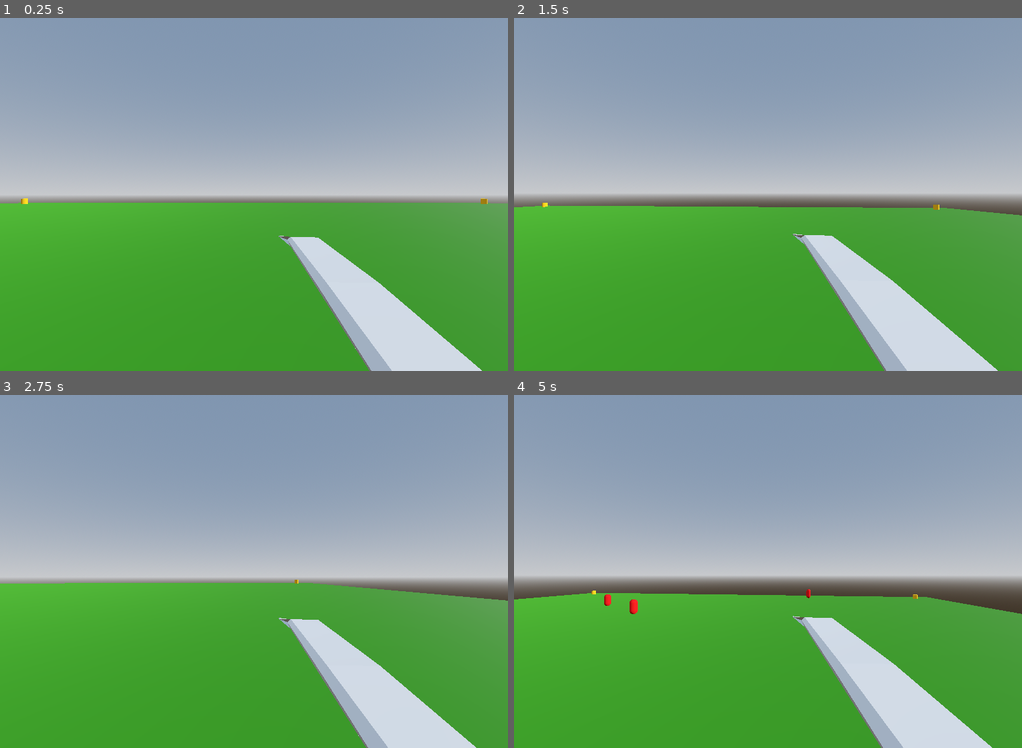
Above: before the commit, frames 1-4 (two rows, left to right).
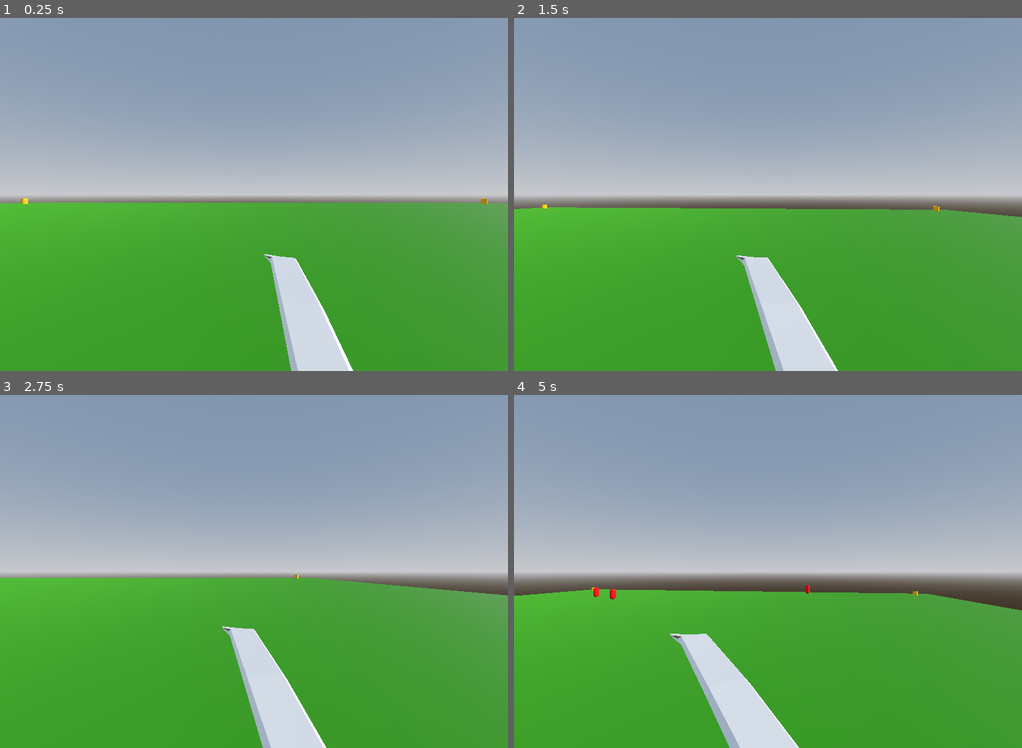
Above: after the commit, the same moments.

Repository: Fugnu-Games/Tresend
Game: Godot game, scene res://Main.tscn
Two runs of this game, one before a commit and one after it. Both use one fixed random seed, a clock stepped at 60 frames per second and the inputs below.
Inputs (mouse positions are in pixels of both pictures, inside the frame that each line leads up to):
- Up to frame 1 (0.25 s): no input
- Up to frame 2 (1.5 s): tap Enter (ui_accept) at 0.5 s; move the mouse to (793, 194) at 0.52 s; press the mouse at (793, 194) at 0.53 s; hold Right (move_right) 0.53-1.28 s; tap Space (jump) at 0.77 s; move the mouse to (742, 194) at 1.27 s; release the mouse at (742, 194) at 1.28 s; hold Down (move_back) from 1.28 s (still down); tap Up (move_foreward) at 1.35 s
- Up to frame 3 (2.75 s): tap Space (jump) at 1.52 s; click (228, 571) at 1.55 s; move the mouse to (264, 564) at 2.02 s; release Down (move_back) at 2.03 s; hold Right (move_right) from 2.03 s (still down); hold Right mouse button (use_ability) from 2.03 s (still down); click (264, 564) at 2.3 s
- Up to frame 4 (5 s): move the mouse to (762, 578) at 2.77 s; release Right mouse button (use_ability) at 2.78 s; click (762, 578) at 2.85 s; tap Space (jump) at 3.02, 3.77, 4.52 s; move the mouse to (803, 575) at 3.52 s; release Right (move_right) at 3.53 s; press the mouse at (803, 575) at 3.53 s; hold Left (move_left) from 3.53 s (still down); move the mouse to (727, 567) at 4.27 s; release the mouse at (727, 567) at 4.28 s; tap Up (move_foreward) at 4.35 s; click (727, 567) at 4.55 s

The runs differ from the first frame. In frame 1, 8.5% of the frame differs, in the area x 52-95%, y 61-100%; in frame 2, 9.4%; in frame 3, 12%; in frame 4, 13%, in the area x 0-100%, y 50-100%.

Commit message:
Added Sword Mechanics:     The player rotates on mouse y movment but when     use_weapon button is pressed the weopon also moves,
    The weopon can be rotated in the x axis but not the camera

Diff:
--- a/Player.tscn
+++ b/Player.tscn
@@ -27,23 +27,23 @@
 collision_mask = 5
 script = ExtResource("1")
 
-[node name="SamuraiSword" type="StaticBody3D" parent="."]
-transform = Transform3D(1, 0, 0, 0, -1, -8.74228e-08, 0, 8.74228e-08, -1, 0.568524, 0.400728, -1.49814)
+[node name="SWORD_prototype" parent="." instance=ExtResource("2_yytum")]
+transform = Transform3D(0.2, 0, 0, 0, -8.74228e-09, 0.2, 0, -0.2, -8.74228e-09, 0.2, 0, -0.5)
+
+[node name="SamuraiSword" type="StaticBody3D" parent="SWORD_prototype"]
+transform = Transform3D(5, 0, 0, 0, -2.18557e-07, 5, 0, -5, -2.18557e-07, 1, 8, -2.86102e-06)
 collision_layer = 8
 collision_mask = 0
 script = ExtResource("2_exwls")
 
-[node name="SWORD_prototype" parent="SamuraiSword" instance=ExtResource("2_yytum")]
-transform = Transform3D(0.2, 0, 0, 0, -8.74228e-09, -0.2, 0, 0.2, -8.74228e-09, -0.2, -4.76837e-07, -1.6)
-
-[node name="CollisionShape3D" type="CollisionShape3D" parent="SamuraiSword"]
+[node name="CollisionShape3D" type="CollisionShape3D" parent="SWORD_prototype/SamuraiSword"]
 shape = SubResource("5")
 
-[node name="SamuraiSwordHitBox" type="Area3D" parent="SamuraiSword"]
+[node name="SamuraiSwordHitBox" type="Area3D" parent="SWORD_prototype/SamuraiSword"]
 collision_layer = 0
 collision_mask = 4
 
-[node name="CollisionShape3D" type="CollisionShape3D" parent="SamuraiSword/SamuraiSwordHitBox"]
+[node name="CollisionShape3D" type="CollisionShape3D" parent="SWORD_prototype/SamuraiSword/SamuraiSwordHitBox"]
 shape = SubResource("5")
 
 [node name="MeshInstance3D" type="MeshInstance3D" parent="."]
@@ -73,7 +73,7 @@
 [node name="HitBoxTimer" type="Timer" parent="."]
 wait_time = 0.5
 
-[connection signal="body_entered" from="SamuraiSword/SamuraiSwordHitBox" to="SamuraiSword" method="_on_SamuraiSwordHitBox_body_entered"]
+[connection signal="body_entered" from="SWORD_prototype/SamuraiSword/SamuraiSwordHitBox" to="SWORD_prototype/SamuraiSword" method="_on_SamuraiSwordHitBox_body_entered"]
 [connection signal="body_entered" from="PlayerHitBox" to="." method="_on_PlayerHitBox_body_entered"]
 [connection signal="body_exited" from="PlayerHitBox" to="." method="_on_PlayerHitBox_body_exited"]
 [connection signal="timeout" from="HitBoxTimer" to="." method="_on_HitBoxTimer_timeout"]
--- a/scripts/Main.gd
+++ b/scripts/Main.gd
@@ -34,12 +34,8 @@
 
 
 func _on_player_dead():
-	# get_tree().paused = true
-	# enemy_scene.queue_free()
 	$EnemySpawnTimer.stop()
 
 	for enemy in enemies:
 		enemy.queue_free()
 		enemies.erase(enemy)
-
-	# get_tree().get_root().get_node("Main").get_node("Player").queue_free()
--- a/scripts/Normie.gd
+++ b/scripts/Normie.gd
@@ -2,20 +2,14 @@
 
 signal enemy_dead(body)
 
-@export var speed = 15
+@export var speed = 10
 @export var health = 50
-@export var damage = 20
+@export var damage = 1
 
 @onready var player = get_tree().get_root().get_node("Main").get_node("Player")
 
 var player_position;
 var direction;
-
-# func _ready():
-# 	initialize(enemy_spawn_location.position, player_pos)
-# 	enemy.rotation_degrees.x = 90
-# 	enemy.position.y = 1.5
-# 	enemy.connect("enemy_dead", Callable(self, "_on_Enemy_Dead"))
 
 
 func _physics_process(_delta):
--- a/scripts/Player.gd
+++ b/scripts/Player.gd
@@ -19,7 +19,7 @@
 
 @onready var current_weapon = "SamuraiSword"
 @onready var pivot = $CameraPivot
-@onready var weapon_pivot = $WeaponPivot
+@onready var weapon_pivot = $SWORD_prototype
 
 func _ready():
 	Input.set_mouse_mode(Input.MOUSE_MODE_CAPTURED)
@@ -30,11 +30,12 @@
 
 	if event is InputEventMouseMotion:
 		rotate_y(deg_to_rad(-event.relative.x * mouse_sensitivity))
-		pivot.rotate_x(deg_to_rad(-event.relative.y * mouse_sensitivity))
-		pivot.rotation.x = clamp(pivot.rotation.x, deg_to_rad(-90), deg_to_rad(90))
 
 		weapon_pivot.rotate_x(deg_to_rad(-event.relative.y * mouse_sensitivity))
-		weapon_pivot.rotation.x = clamp(pivot.rotation.x, deg_to_rad(-90), deg_to_rad(90))
+		weapon_pivot.rotation.x = clamp(weapon_pivot.rotation.x, deg_to_rad(-90), deg_to_rad(90))
+		if Input.is_action_pressed("use_weapon"):
+			weapon_pivot.rotate_y(deg_to_rad(-event.relative.x * mouse_sensitivity))
+			weapon_pivot.rotation.y = clamp(weapon_pivot.rotation.y, deg_to_rad(-90), deg_to_rad(90))
 
 func _physics_process(delta):
 	var move_direction := Vector3.ZERO
@@ -75,14 +76,12 @@
 
 	if health <= 0:
 		emit_signal("dead")
-		# queue_free()
 
 
 func _on_PlayerHitBox_body_entered(body:Node):
 	if body.is_in_group("enemies") and colliding_enemies.has(body) == false:
+		health -= get_node("/root/Main/" + body.name).get("damage")
 		colliding_enemies.append(body)
-		# health -= get_tree().get_root().get_node("Main").get_node(body.name).get("damage")
-		health -= get_node("./SamuraiSword").get("damage")
 		$HitBoxTimer.start()
 
 func _on_PlayerHitBox_body_exited(body:Node):
@@ -91,7 +90,6 @@
 
 func _on_HitBoxTimer_timeout():
 	for enemy in colliding_enemies:
-		# health -= get_tree().get_root().get_node("Main").get_node(enemy.name).get("damage")
 		health -= get_node("/root/Main/" + enemy.name).get("damage")
 
 
